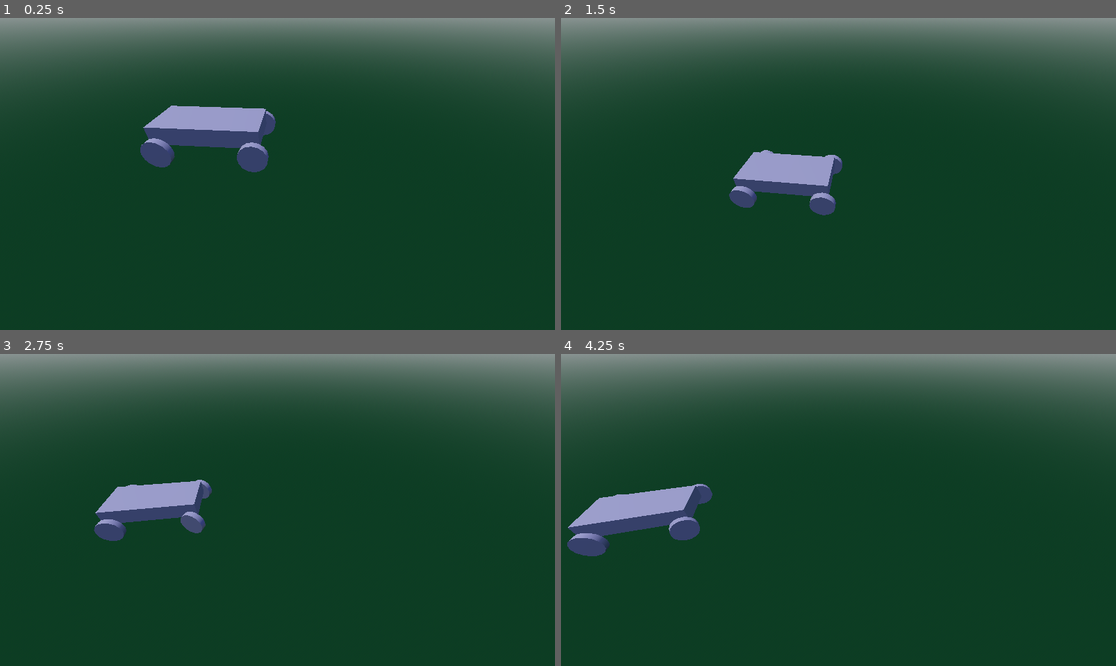
Above: before the commit, frames 1-4 (two rows, left to right).
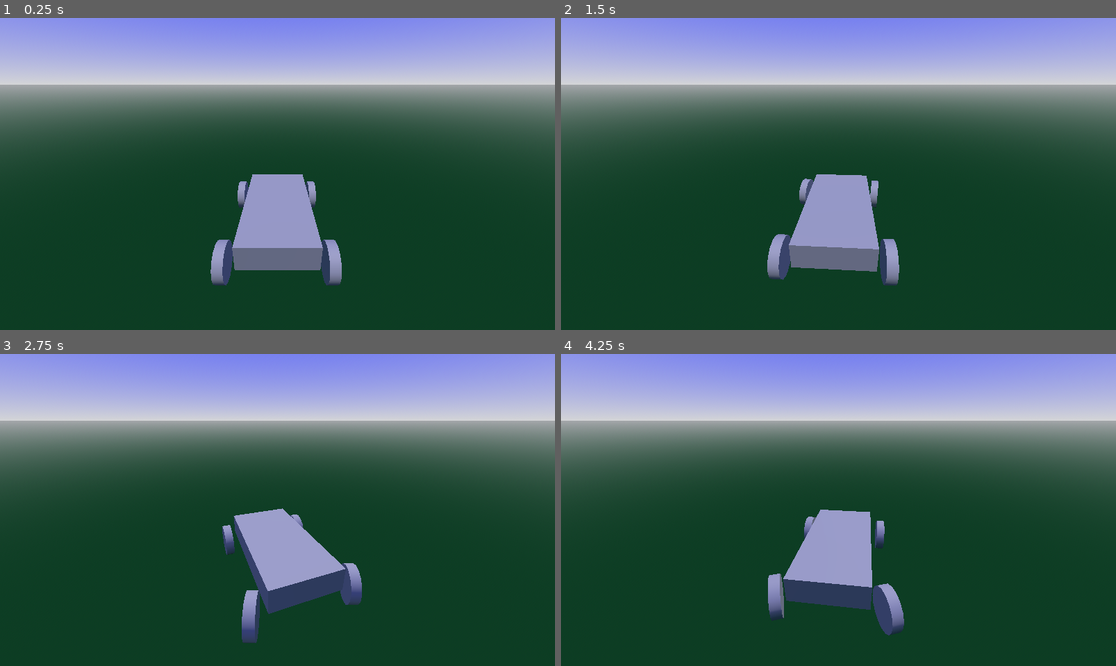
Above: after the commit, the same moments.

Repository: Yngwarr/tofu-delivery-game
Game: Godot game, scene res://scenes/Game.tscn
Same seed, same stepped clock (60 frames per second), same inputs: the game is played once before the commit and once after it. Before the commit the project starts from res://scenes/game.tscn.
Inputs:
- Up to frame 1 (0.25 s): no input
- Up to frame 2 (1.5 s): hold D (steer_right) 0.53-1.28 s; tap W (throttle) at 0.6, 1.35 s; hold S (brake) from 1.28 s (still down)
- Up to frame 3 (2.75 s): release S (brake) at 2.03 s; hold D (steer_right) from 2.03 s (still down); tap W (throttle) at 2.1 s
- Up to frame 4 (4.25 s): tap W (throttle) at 2.85, 3.6 s; release D (steer_right) at 3.53 s; hold A (steer_left) from 3.53 s (still down)

The runs differ from the first frame. In frame 1, 45% of the frame differs, in the area x 0-100%, y 0-86%; in frame 2, 45%; in frame 3, 46%; in frame 4, 47%, in the area x 0-100%, y 0-91%.

Commit message:
smooth sailing and a nice following camera

Diff:
--- a/project.godot
+++ b/project.godot
@@ -11,7 +11,7 @@
 [application]
 
 config/name="Tofu"
-run/main_scene="res://scenes/game.tscn"
+run/main_scene="res://scenes/Game.tscn"
 config/features=PackedStringArray("4.0", "Forward Plus")
 config/icon="res://icon.svg"
 
--- a/scenes/car.tscn
+++ b/scenes/Car.tscn
@@ -1,6 +1,7 @@
-[gd_scene load_steps=5 format=3 uid="uid://b6t5d6fioeqj2"]
+[gd_scene load_steps=6 format=3 uid="uid://b6t5d6fioeqj2"]
 
-[ext_resource type="Script" path="res://src/car.gd" id="1_u5lge"]
+[ext_resource type="Script" path="res://src/Car.gd" id="1_uwfxo"]
+[ext_resource type="Script" path="res://src/CameraPivot.gd" id="2_gm2jt"]
 
 [sub_resource type="BoxMesh" id="BoxMesh_j8hie"]
 size = Vector3(1.5, 0.5, 3)
@@ -15,7 +16,7 @@
 radial_segments = 16
 
 [node name="Car" type="VehicleBody3D"]
-script = ExtResource("1_u5lge")
+script = ExtResource("1_uwfxo")
 
 [node name="MeshInstance3D" type="MeshInstance3D" parent="."]
 transform = Transform3D(1, 0, 0, 0, 1, 0, 0, 0, 1, 0, 0.215326, 0)
@@ -72,3 +73,9 @@
 [node name="MeshInstance3D" type="MeshInstance3D" parent="blw"]
 transform = Transform3D(-4.37114e-08, -1, 0, 1, -4.37114e-08, 0, 0, 0, 1, 0, 0, 0)
 mesh = SubResource("CylinderMesh_tyqs8")
+
+[node name="CameraPivot" type="Node3D" parent="."]
+script = ExtResource("2_gm2jt")
+
+[node name="Camera" type="Camera3D" parent="CameraPivot"]
+transform = Transform3D(-1, 0, -8.74228e-08, -3.51995e-08, 0.915361, 0.402635, 8.00234e-08, 0.402635, -0.915361, 0, 2.93411, -4.07703)
--- a/scenes/game.tscn
+++ b/scenes/Game.tscn
@@ -1,6 +1,6 @@
-[gd_scene load_steps=6 format=3 uid="uid://cnctayf4tqrfw"]
+[gd_scene load_steps=6 format=3 uid="uid://bcd7sg64p0ntd"]
 
-[ext_resource type="PackedScene" uid="uid://b6t5d6fioeqj2" path="res://scenes/car.tscn" id="1_yypi3"]
+[ext_resource type="PackedScene" path="res://scenes/Car.tscn" id="1_ee4kg"]
 
 [sub_resource type="WorldBoundaryShape3D" id="WorldBoundaryShape3D_b63vk"]
 
@@ -25,13 +25,10 @@
 [node name="CollisionShape3D" type="CollisionShape3D" parent="Floor"]
 shape = SubResource("WorldBoundaryShape3D_b63vk")
 
-[node name="Camera" type="Camera3D" parent="."]
-transform = Transform3D(0.0821646, 0.63335, -0.769491, 0, 0.772102, 0.635499, 0.996619, -0.0522155, 0.0634394, -5.26289, 5.04386, 2.3511)
-
 [node name="Sun" type="DirectionalLight3D" parent="."]
 transform = Transform3D(1, 0, 0, 0, -0.333363, 0.942799, 0, -0.942799, -0.333363, 0, 4.65373, 0)
 
-[node name="Car" parent="." instance=ExtResource("1_yypi3")]
+[node name="Car" parent="." instance=ExtResource("1_ee4kg")]
 transform = Transform3D(1, 0, 0, 0, 1, 0, 0, 0, 1, 0, 2.45455, 0)
 
 [node name="WorldEnvironment" type="WorldEnvironment" parent="."]
--- /dev/null
+++ b/src/CameraPivot.gd
@@ -0,0 +1,16 @@
+extends Node3D
+
+@export_range(1, 10, .1) var smoothness = 2.5
+
+var direction = Vector3.FORWARD
+
+func _physics_process(delta):
+	var current_velocity: Vector3 = get_parent().get_linear_velocity()
+	current_velocity.y = 0
+	if current_velocity.length_squared() > 1:
+		direction = lerp(direction, -current_velocity.normalized(), smoothness * delta)
+	global_transform.basis = direction_to_rotation(direction)
+
+func direction_to_rotation(look_direction: Vector3) -> Basis:
+	look_direction = look_direction.normalized()
+	return Basis(look_direction.cross(Vector3.UP), Vector3.UP, -look_direction)
--- /dev/null
+++ b/src/Car.gd
@@ -0,0 +1,29 @@
+extends VehicleBody3D
+
+@export_range(0, 1, 0.05) var steer_multiplyer := .4
+
+var steering_wheels: Array[VehicleWheel3D]
+var driving_wheels: Array[VehicleWheel3D]
+
+var max_rpm := 500
+var max_torque := 200
+
+func _ready():
+	# would've rather export arrays to fill in the inspector, but issue #62916
+	# still persists in Godot 4.0.2
+	for c in get_children():
+		if !(c is VehicleWheel3D): continue
+		if c.use_as_traction:
+			driving_wheels.append(c)
+		if c.use_as_steering:
+			steering_wheels.append(c)
+
+func _physics_process(delta):
+	var throttle: float = Input.get_axis("brake", "throttle")
+
+	for wheel in driving_wheels:
+		wheel.engine_force = throttle * max_torque * (1 - wheel.get_rpm() / max_rpm)
+
+	steering = lerp(steering,
+		Input.get_axis("steer_right", "steer_left") * steer_multiplyer,
+		5 * delta)
--- a/src/car.gd
+++ /dev/null
@@ -1,5 +0,0 @@
-extends VehicleBody3D
-
-func _physics_process(_delta):
-	steering = Input.get_axis("steer_right", "steer_left") * .4
-	engine_force = Input.get_axis("brake", "throttle") * 100
Not shown, added: CREDITS.md
